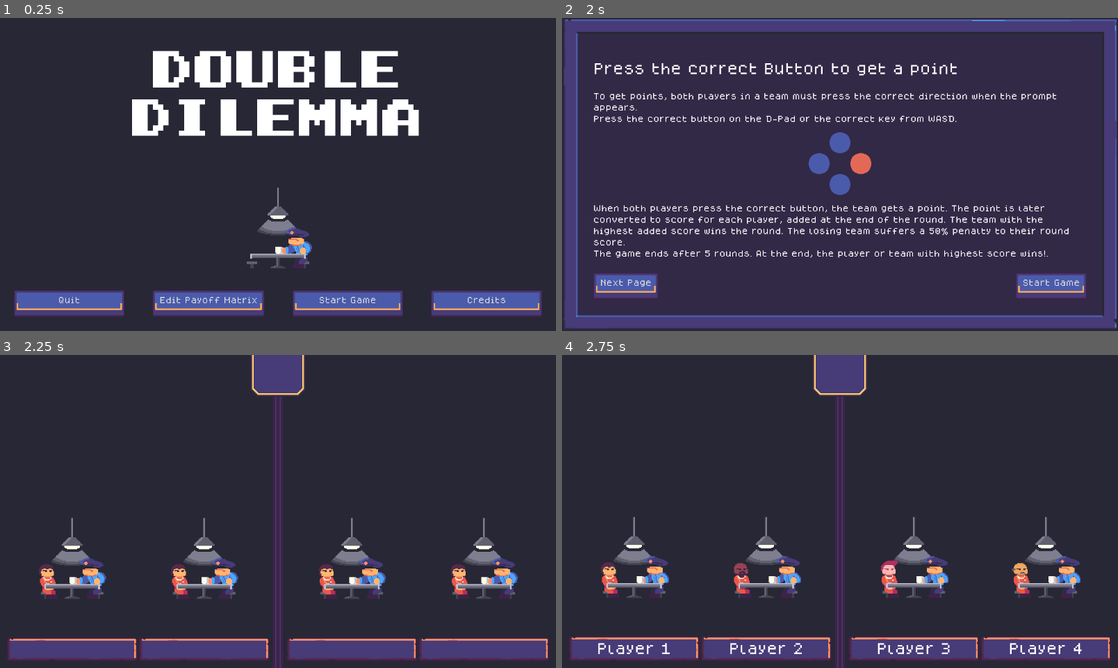
Above: before the commit, frames 1-4 (two rows, left to right).
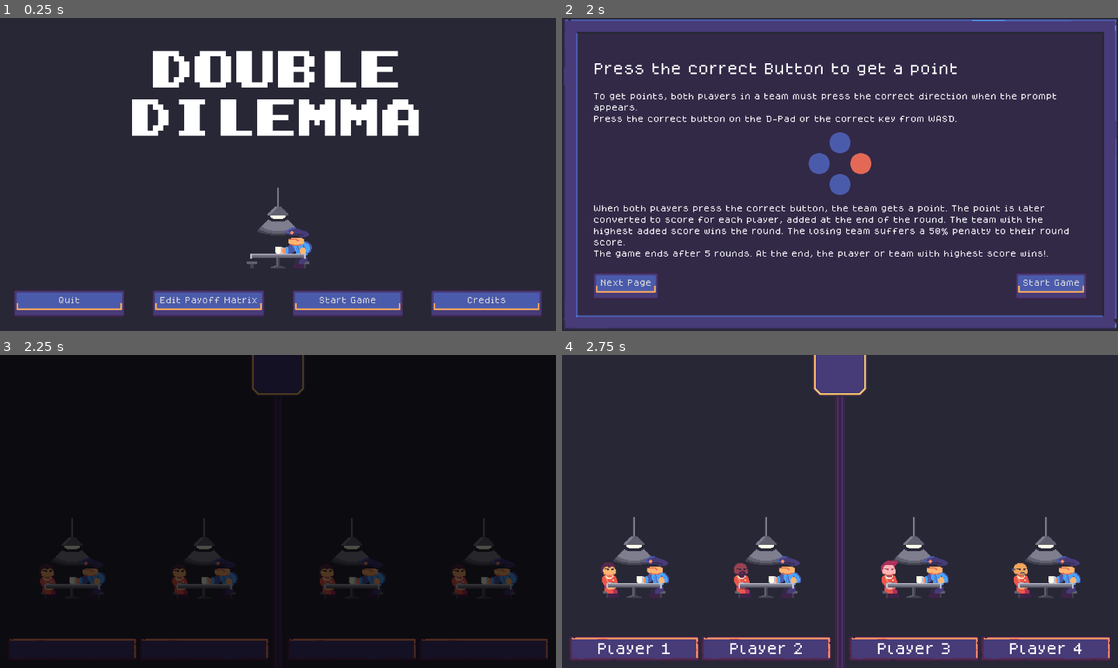
Above: after the commit, the same moments.

Repository: VileOar/js-final-proj
Game: Godot game, scene res://src/main_scenes/main_menu/main_menu.tscn
Same seed, same stepped clock (60 frames per second), same inputs: the game is played once before the commit and once after it.
Inputs:
- Up to frame 1 (0.25 s): no input
- Up to frame 2 (2 s): click "Start Game" at 0.5 s; click "Start Game" at 1.25 s
- Up to frame 3 (2.25 s): click "Start Game" at 2 s
- Up to frame 4 (2.75 s): no input

Frames 1-2 are identical in both runs. In frame 3, 100% of the frame differs, in the area x 0-100%, y 0-100%; in frame 4, nothing differs.

Commit message:
final changes

Diff:
--- a/src/autoloads/Global.gd
+++ b/src/autoloads/Global.gd
@@ -38,7 +38,7 @@
 const ROUND_TIME = 20.0
 
 ## number of rounds in a game
-const NUM_ROUNDS = 1
+const NUM_ROUNDS = 3
 
 ## round lose penalty multiplier
 const LOSE_PENALTY_MULTIPLIER = 0.5
--- a/src/main_scenes/game/round_game/round_game.gd
+++ b/src/main_scenes/game/round_game/round_game.gd
@@ -157,11 +157,11 @@
 
 
 func _on_animation_player_animation_finished(anim_name):
-	_round += 1
 	if anim_name == "fade_in": # start round
+		_round += 1
 		_start_round()
 	elif anim_name == "fade_out": # cleanup round
-		if _round >= Global.NUM_ROUNDS:
+		if _round > Global.NUM_ROUNDS:
 			get_tree().change_scene_to_packed(_end_scene)
 		else:
 			_cleanup_round()
--- a/src/main_scenes/game/round_game/round_game.tscn
+++ b/src/main_scenes/game/round_game/round_game.tscn
@@ -138,7 +138,6 @@
 layout_mode = 1
 
 [node name="FadeScreen" type="ColorRect" parent="."]
-visible = false
 z_index = 10
 layout_mode = 1
 anchors_preset = 15
